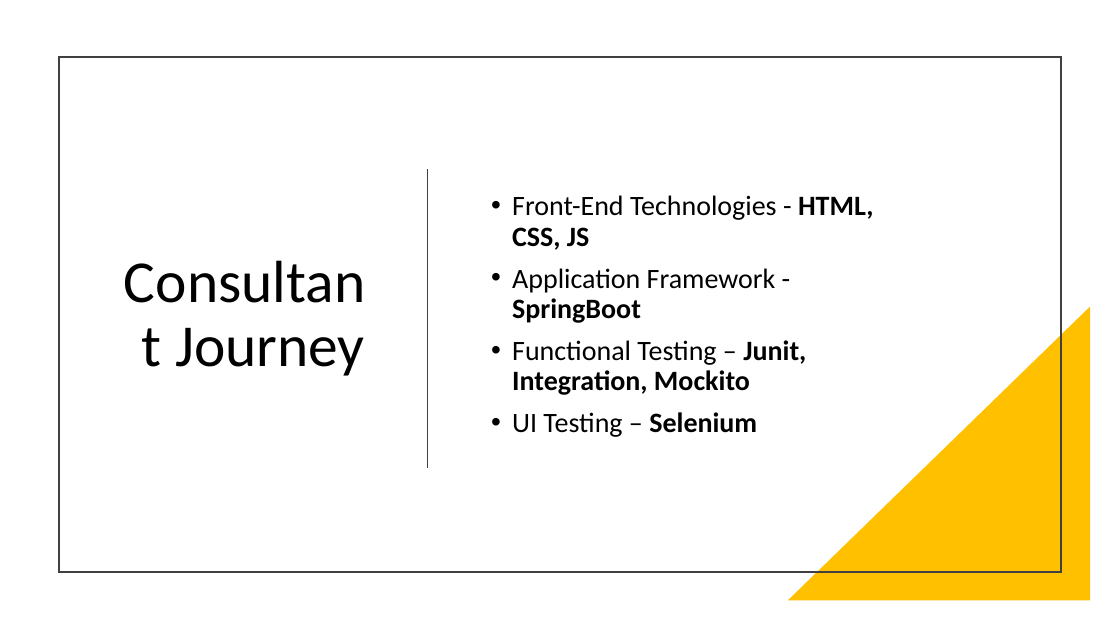
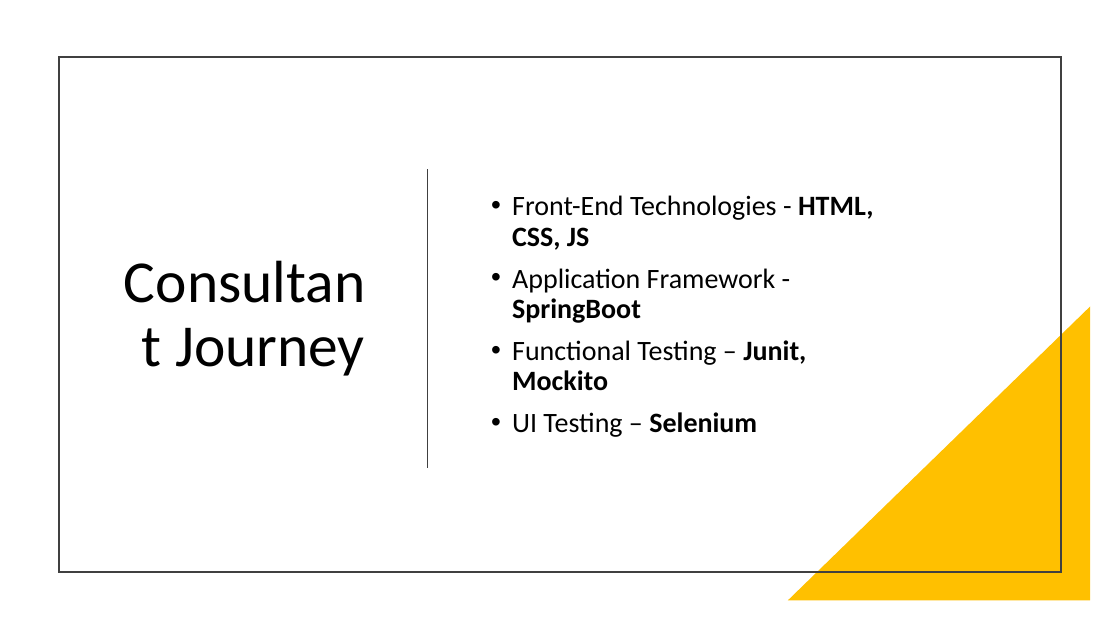
Before and after one commit to Sangiv/To-Do-List, a slide deck: slide 5 of documentation/TDL-Presentation.pptx. Drawn at 1120x630 pixels with LibreOffice and Linux fonts; fonts in the diff are those of the drawing. Boxes give left, top, right and bottom in pixels: in the first picture for what was removed or moved away, otherwise in the second. Text is boxed around its words. In the diff, an @@ line names an element or a change of style, - is before the commit and + after.

```diff
--- a/documentation/TDL-Presentation.pptx
+++ b/documentation/TDL-Presentation.pptx
@@ text at [512, 340, 806, 391]: text changed; bold off @@
-• Functional Testing – Junit, Integration, Mockito
+• Functional Testing – Junit, Mockito
```
Also in this commit, not shown: 2 other files.
